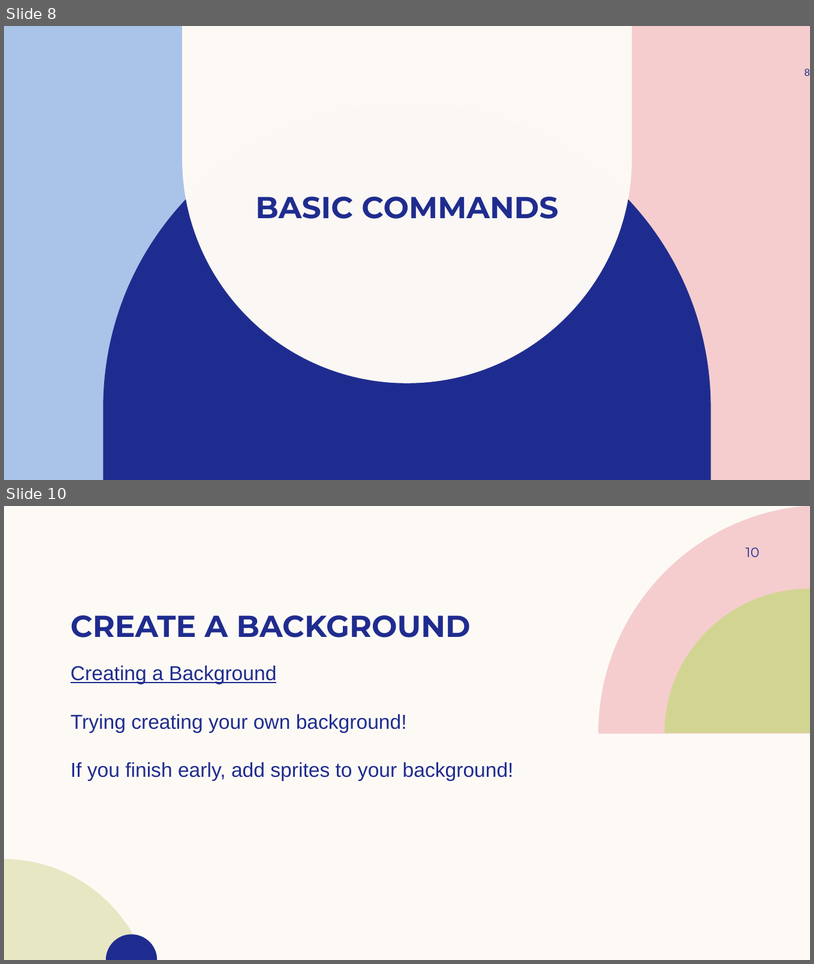
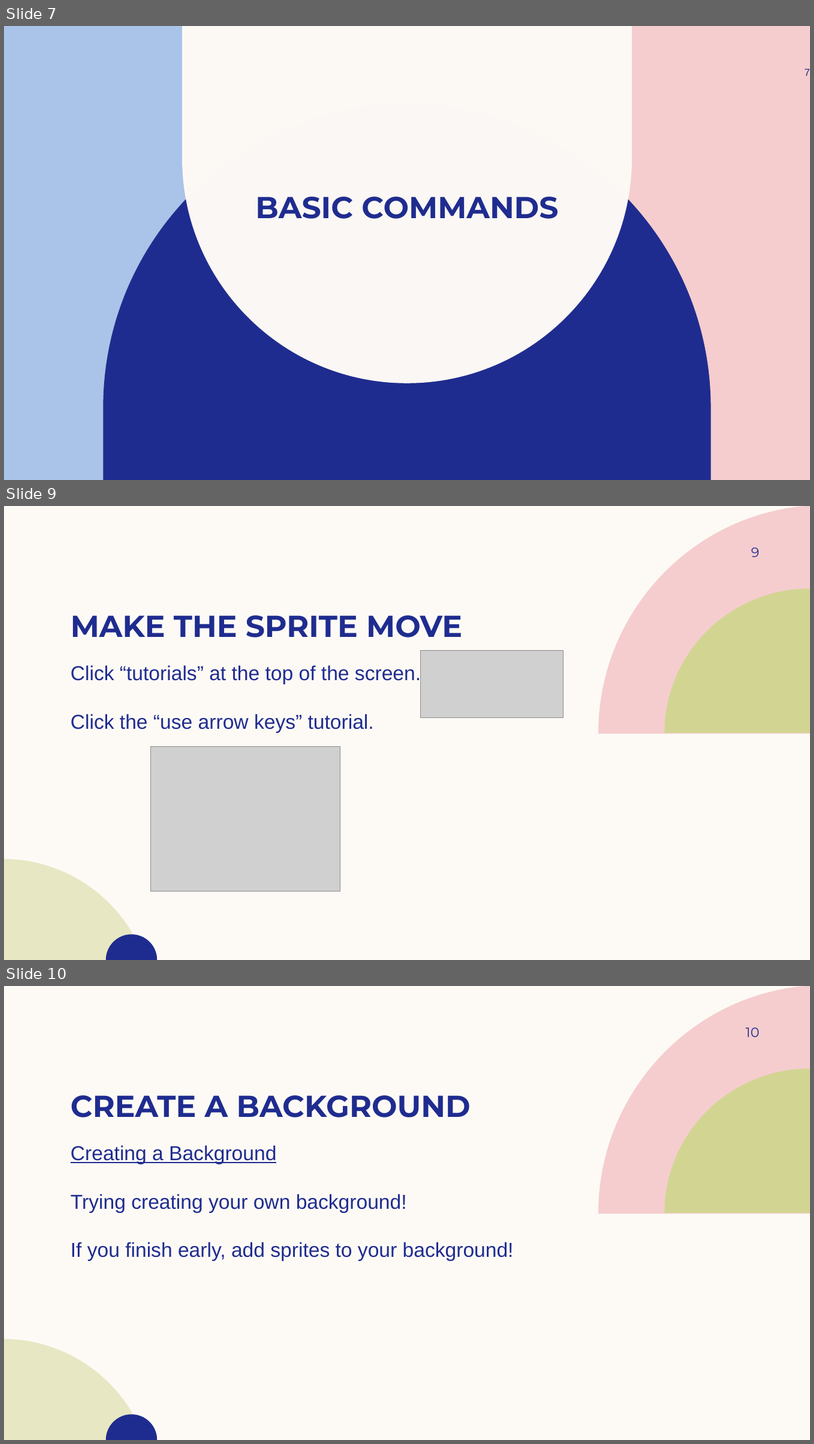
Before and after one commit to coding4girls/summercoding, a slide deck: Week 1 Curriculum.pptx. Shown one above the other, each under a label of ours: slides 8 and 10 before the commit, slides 7, 9 and 10 after it; the slides between them are not shown. The pictures are 814x964 and 814x1444 pixels, drawn with LibreOffice and Linux fonts; fonts in the diff are those of the drawing; grey boxes stand for pictures; background and template pictures are left out. Boxes give left, top, right and bottom in pixels: in the first picture for what was removed or moved away, otherwise in the second. Text is boxed around its words. In the diff, an @@ line names an element or a change of style, - is before the commit and + after.

```diff
--- a/Week 1 Curriculum.pptx
+++ b/Week 1 Curriculum.pptx
@@ slide 9 added at [4, 506, 810, 960], background #FDFAF6; not listed: 4 template elements that a slide beside it also shows @@
@@ page number added at [752, 547, 760, 557], 16 pt, text #1F2C8F @@
+9
@@ title added at [71, 615, 462, 637], 36 pt, text #1F2C8F, bold @@
+MAKE THE SPRITE MOVE
@@ text added at [71, 664, 421, 733], 24 pt, text #1F2C8F @@
+Click “tutorials” at the top of the screen.
+Click the “use arrow keys” tutorial.
@@ picture added at [421, 651, 564, 718] @@
@@ picture added at [150, 746, 341, 891] @@
@@ what was slide 8 is now slide 7 @@
@@ page number at [805, 69, 810, 76]: text changed @@
-8
+7
```
Also in this commit, not shown: 5 slides changed, 7 other slides added, 1 slide removed.
